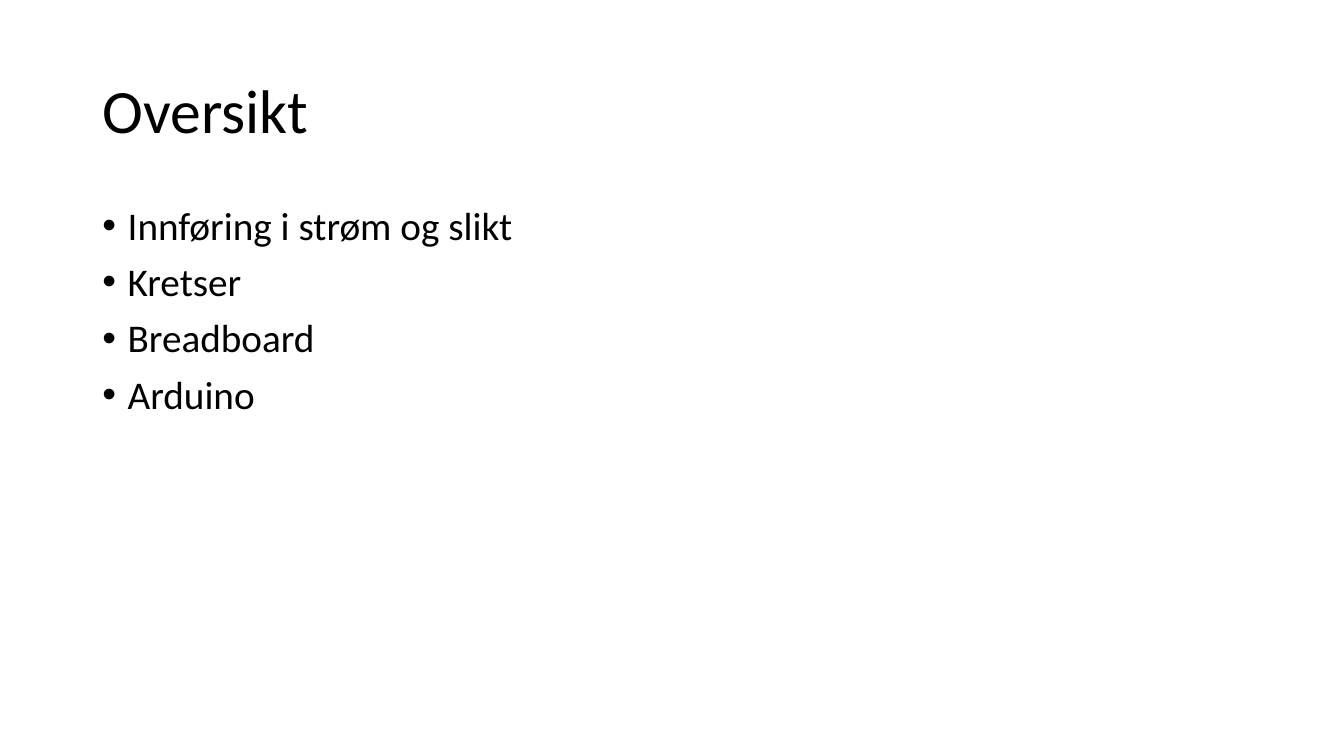
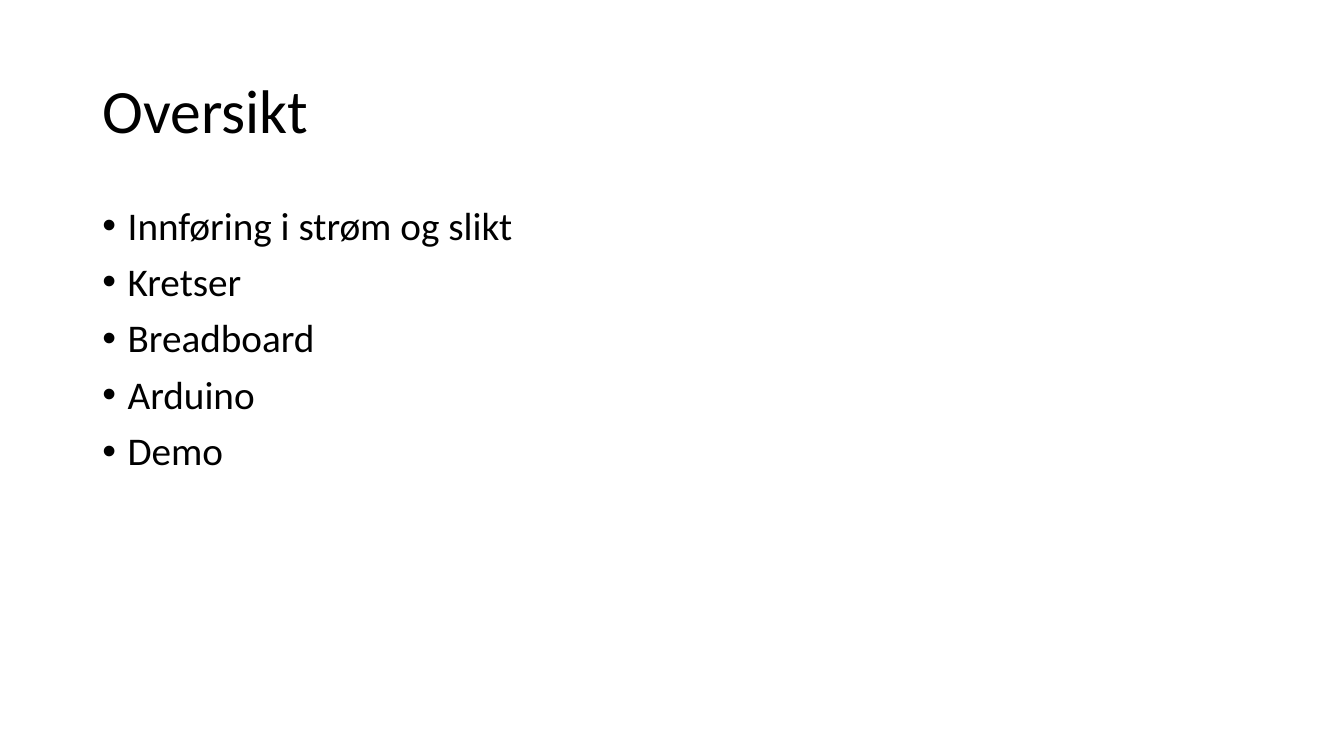
Before and after one commit to Sonat-Consulting/IoT, a slide deck: slide 7 of presentasjoner/Grunnkurs elektro.pptx (slide 2 before the commit). Drawn at 1344x756 pixels with LibreOffice and Linux fonts; fonts in the diff are those of the drawing. Boxes give left, top, right and bottom in pixels: in the first picture for what was removed or moved away, otherwise in the second. Text is boxed around its words. In the diff, an @@ line names an element or a change of style, - is before the commit and + after.

```diff
--- a/presentasjoner/Grunnkurs elektro.pptx
+++ b/presentasjoner/Grunnkurs elektro.pptx
@@ text at box(128, 440, 223, 466): paragraph added @@
+• Demo
```
Also in this commit, not shown: 3 other slides changed, 6 slides added, 1 slide removed, 2 other files.
